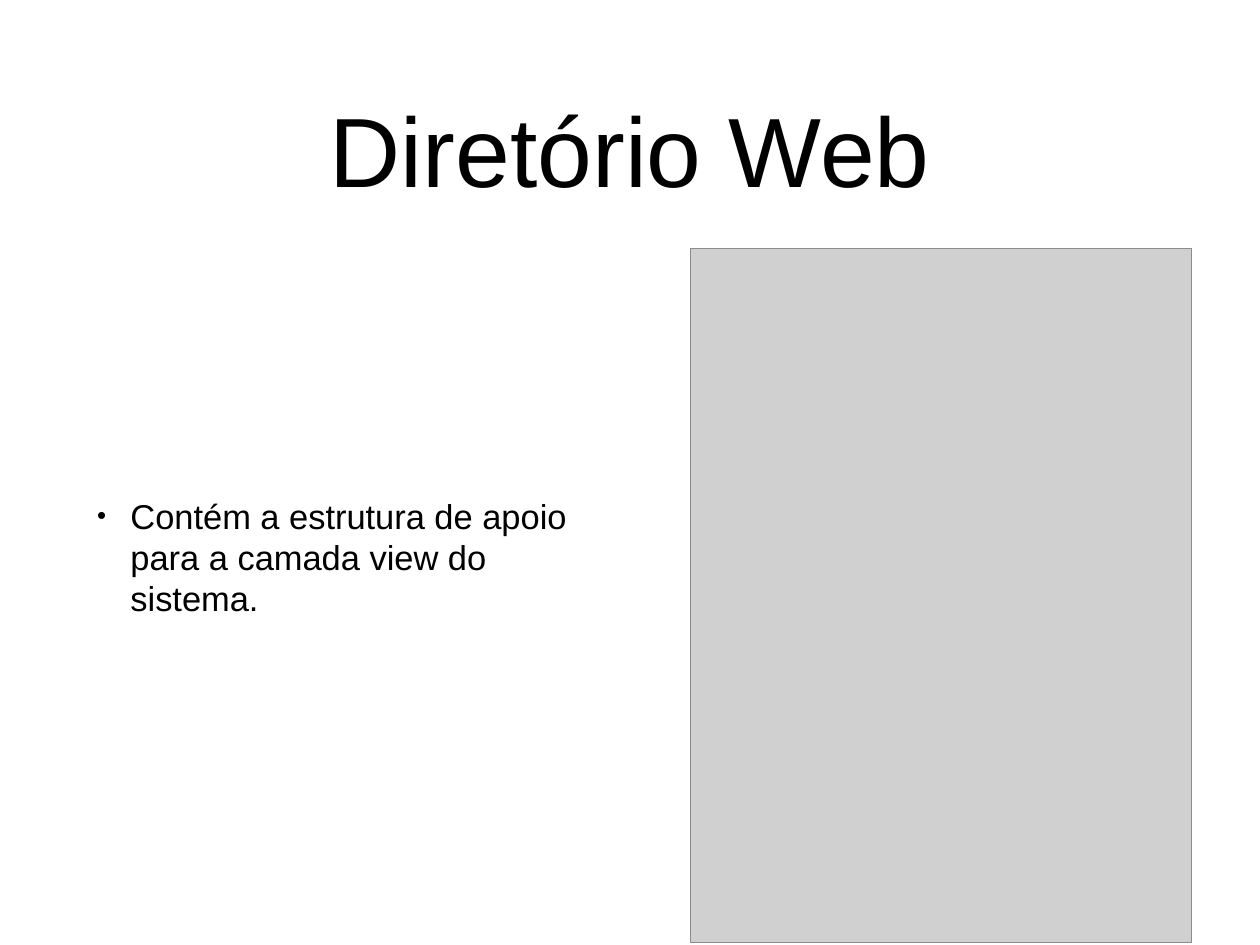
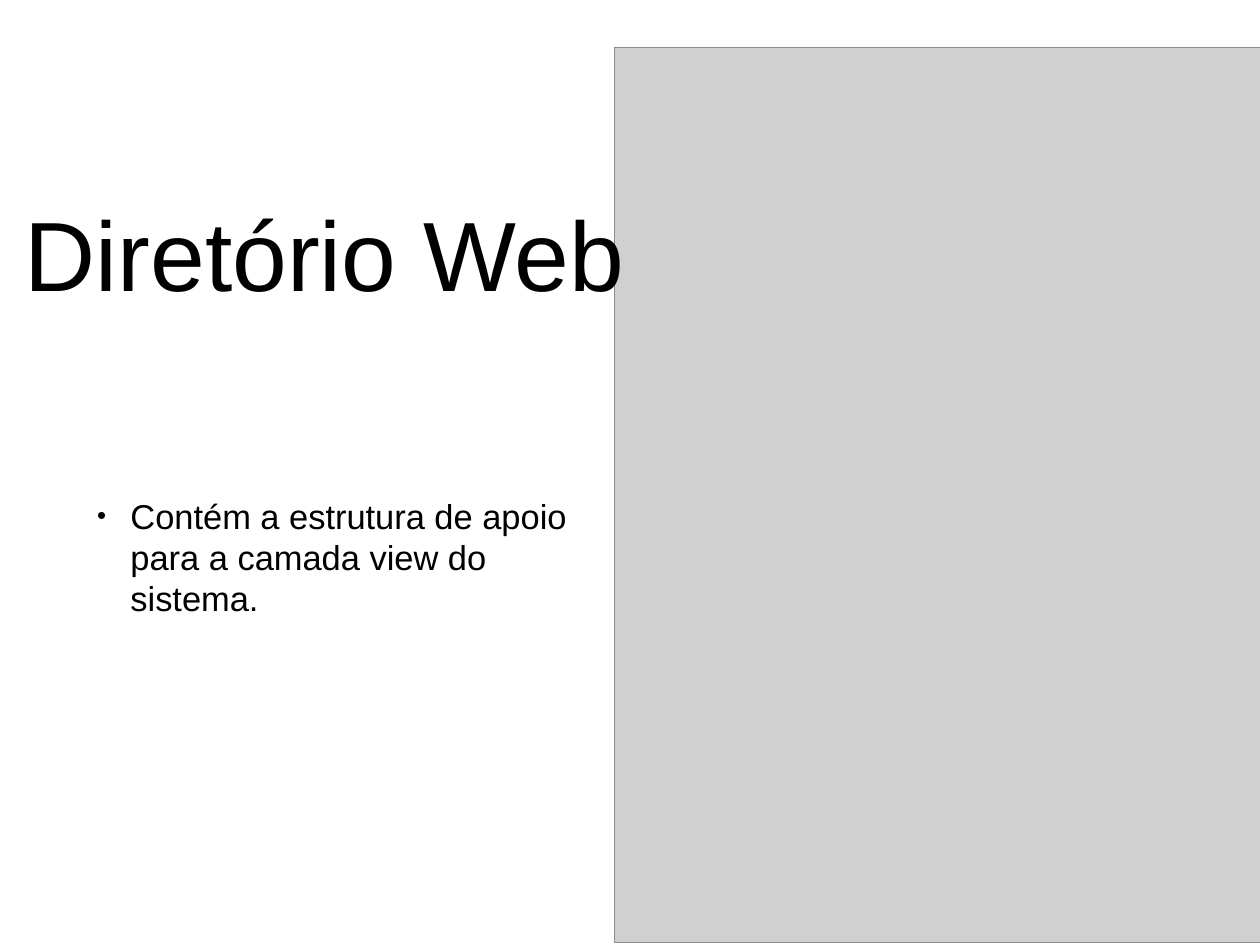
Before and after one commit to TagarelasComunicatec/tagarelas_php, a slide deck: slide 8 of docs/Portal Tagarelas - PPT.pptx. Drawn at 1260x945 pixels with LibreOffice and Linux fonts; fonts in the diff are those of the drawing; grey boxes stand for pictures. Boxes give left, top, right and bottom in pixels: in the first picture for what was removed or moved away, otherwise in the second. Text is boxed around its words. In the diff, an @@ line names an element or a change of style, - is before the commit and + after.

```diff
--- a/docs/Portal Tagarelas - PPT.pptx
+++ b/docs/Portal Tagarelas - PPT.pptx
@@ picture: place and size @@
-picture at (690,248,1192,943)
+picture at (614,48,1260,944)
@@ title "Diretório Web" rewrapped from (330,114,930,188) to (25,214,625,310) @@
```
Also in this commit, not shown: 1 other slide changed.
